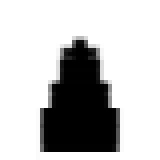
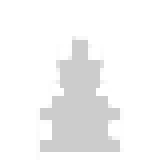
Two versions of the same layered image (160px x 160px). Layer-by-layer changes:
painted on "foreground" over [40, 36, 124, 152]
